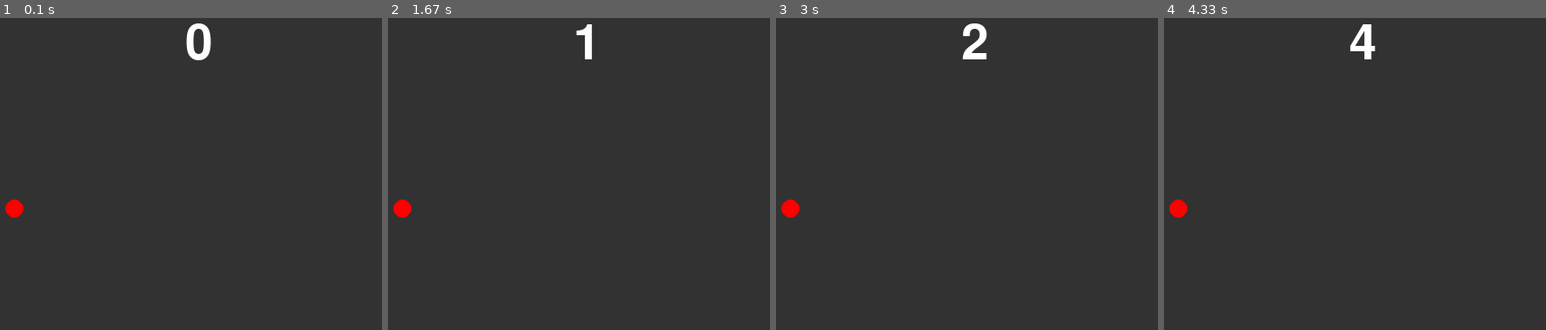
Above: before the commit, frames 1-4 (left to right).
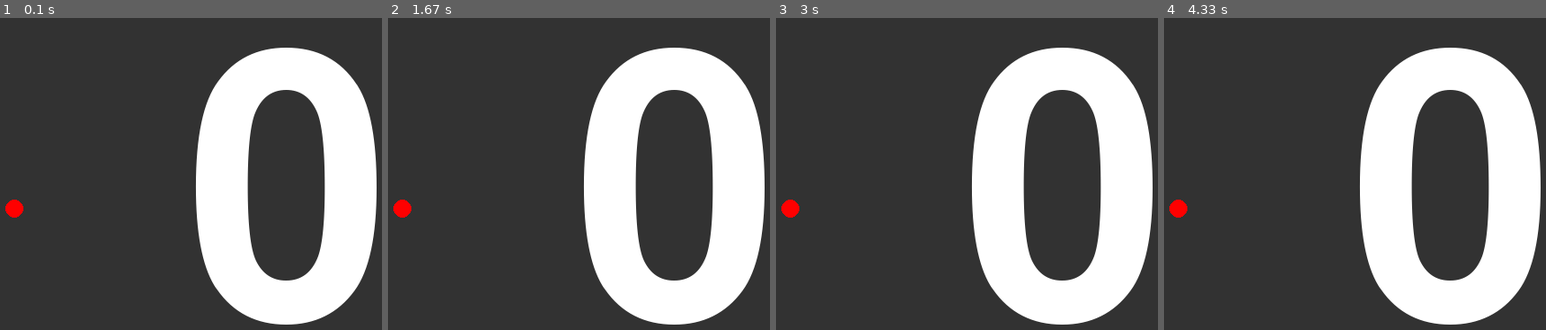
Above: after the commit, the same moments.

Repository: c0b23112b1/ProjExD_1
Game: pygame game, started from pygame_system.py
Same seed, same stepped clock (60 frames per second), same inputs: the game is played once before the commit and once after it.
Inputs:
- Up to frame 1 (0.1 s): no input
- Up to frame 2 (1.67 s): no input
- Up to frame 3 (3 s): no input
- Up to frame 4 (4.33 s): no input

The runs differ from the first frame. In frame 1, 25% of the frame differs, in the area x 48-99%, y 1-99%; in frame 2, 25%; in frame 3, 25%; in frame 4, 25%.

Commit message:
FPS変更

Diff:
--- a/pygame_system.py
+++ b/pygame_system.py
@@ -9,7 +9,7 @@
     pg.display.set_caption("はじめてのPygame")
     screen = pg.display.set_mode((800, 600))
     clock = pg.time.Clock()
-    font = pg.font.Font(None, 80)
+    font = pg.font.Font(None, 600)
 
     enn = pg.Surface((20, 20))
     pg.draw.circle(enn, (255, 0, 0), (10, 10), 10)
@@ -26,7 +26,7 @@
         screen.blit(enn, [100, 400])
         pg.display.update()
         tmr += 1
-        clock.tick(1)
+        clock.tick(0.1)
 
 
 if __name__ == "__main__":
